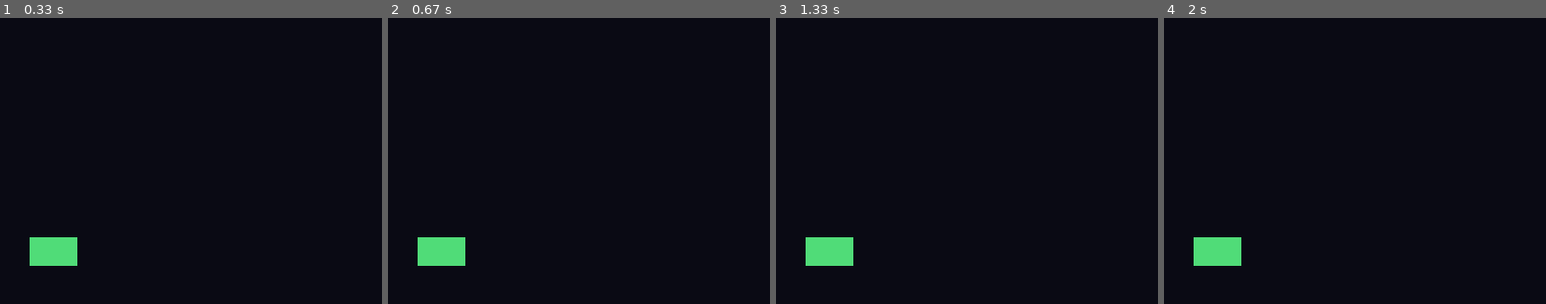
Above: before the commit, frames 1-4 (left to right).
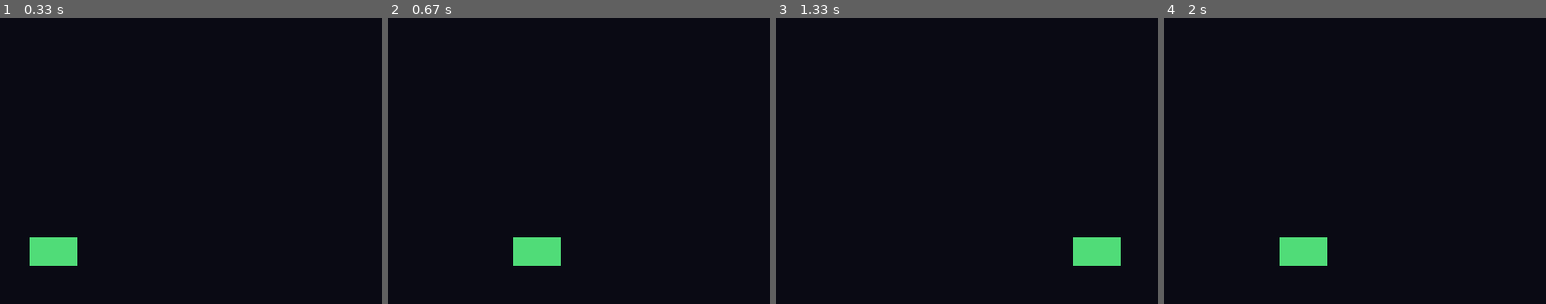
Above: after the commit, the same moments.

Repository: theKHutDeveloper/pygame_arcade_games
Game: pygame game, started from space_invaders/main.py
Same seed, same stepped clock (60 frames per second), same inputs: the game is played once before the commit and once after it.
Inputs:
- Up to frame 1 (0.33 s): no input
- Up to frame 2 (0.67 s): hold Right from 0.33 s (still down)
- Up to frame 3 (1.33 s): release Right at 0.8 s; hold Right 0.83-1.3 s
- Up to frame 4 (2 s): hold Left 1.33-1.87 s; hold Left from 1.9 s (still down)
The pictures show only the part of the screen within x 43-93%, y 50-100%; the shares and areas given below are measured in that part.

Frame 1 is identical in both runs. In frame 2, 2.5% of the frame differs, in the area x 7-46%, y 76-87%; in frame 3, 2.5%; in frame 4, 2.5%.

Commit message:
Add player movement using ECS input and movement systems
Introduce PlayerInputSystem to read keyboard input and update
player velocity, and MovementSystem to update entity positions
based on velocity.

Player entity now includes a Velocity component, enabling
horizontal movement while keeping input, movement, and rendering
cleanly separated using ECS principles.

Diff:
--- a/space_invaders/config.py
+++ b/space_invaders/config.py
@@ -8,6 +8,7 @@
 PLAYER_WIDTH = 50
 PLAYER_HEIGHT = 30
 PLAYER_COLOUR = (80, 220, 120)
+PLAYER_SPEED = 300
 
 PLAYER_START_X = SCREEN_WIDTH // 2 - PLAYER_WIDTH // 2
 PLAYER_START_Y = SCREEN_HEIGHT - 70
--- a/space_invaders/main.py
+++ b/space_invaders/main.py
@@ -1,7 +1,15 @@
 import pygame
 
 from ecs.world import World
-from space_invaders.components import GameState, Score, Lives, Position, Sprite, Player
+from space_invaders.components import (
+    GameState,
+    Score,
+    Lives,
+    Position,
+    Sprite,
+    Player,
+    Velocity,
+)
 from space_invaders.config import (
     SCREEN_WIDTH,
     SCREEN_HEIGHT,
@@ -16,6 +24,8 @@
     PLAYER_COLOUR,
 )
 from space_invaders.systems.render_system import RenderSystem
+from space_invaders.systems.player_input_system import PlayerInputSystem
+from space_invaders.systems.movement_system import MovementSystem
 
 
 def create_initial_entities(world):
@@ -31,6 +41,7 @@
     player = world.create_entity()
 
     world.add_component(player, Player())
+
     world.add_component(
         player,
         Position(
@@ -38,6 +49,9 @@
             PLAYER_START_Y,
         ),
     )
+
+    world.add_component(player, Velocity(0, 0))
+
     world.add_component(
         player,
         Sprite(
@@ -58,6 +72,8 @@
     create_initial_entities(world)
     create_player(world)
 
+    world.add_system(PlayerInputSystem())
+    world.add_system(MovementSystem())
     world.add_system(RenderSystem(screen))
 
     while world.running:
--- /dev/null
+++ b/space_invaders/systems/movement_system.py
@@ -0,0 +1,9 @@
+from ecs.system import System
+from space_invaders.components import Position, Velocity
+
+
+class MovementSystem(System):
+    def update(self, world, dt, events):
+        for entity, (pos, vel) in world.get_entities_with(Position, Velocity):
+            pos.x += vel.x * dt
+            pos.y += vel.y * dt
--- /dev/null
+++ b/space_invaders/systems/player_input_system.py
@@ -0,0 +1,19 @@
+import pygame
+
+from ecs.system import System
+from space_invaders.components import Player, Velocity
+from space_invaders.config import PLAYER_SPEED
+
+
+class PlayerInputSystem(System):
+    def update(self, world, dt, events):
+        keys = pygame.key.get_pressed()
+
+        for entity, (player, velocity) in world.get_entities_with(Player, Velocity):
+            velocity.x = 0
+
+            if keys[pygame.K_LEFT]:
+                velocity.x = -PLAYER_SPEED
+
+            if keys[pygame.K_RIGHT]:
+                velocity.x = PLAYER_SPEED
